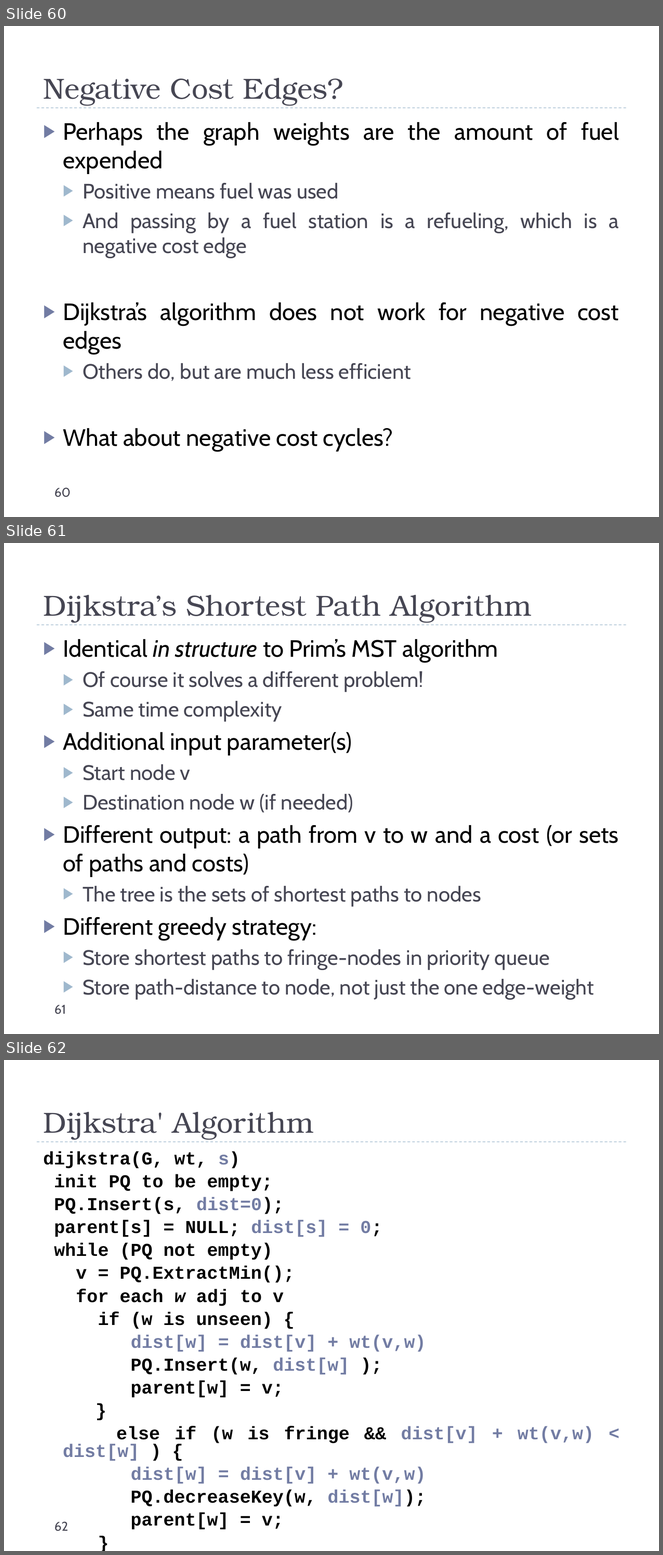
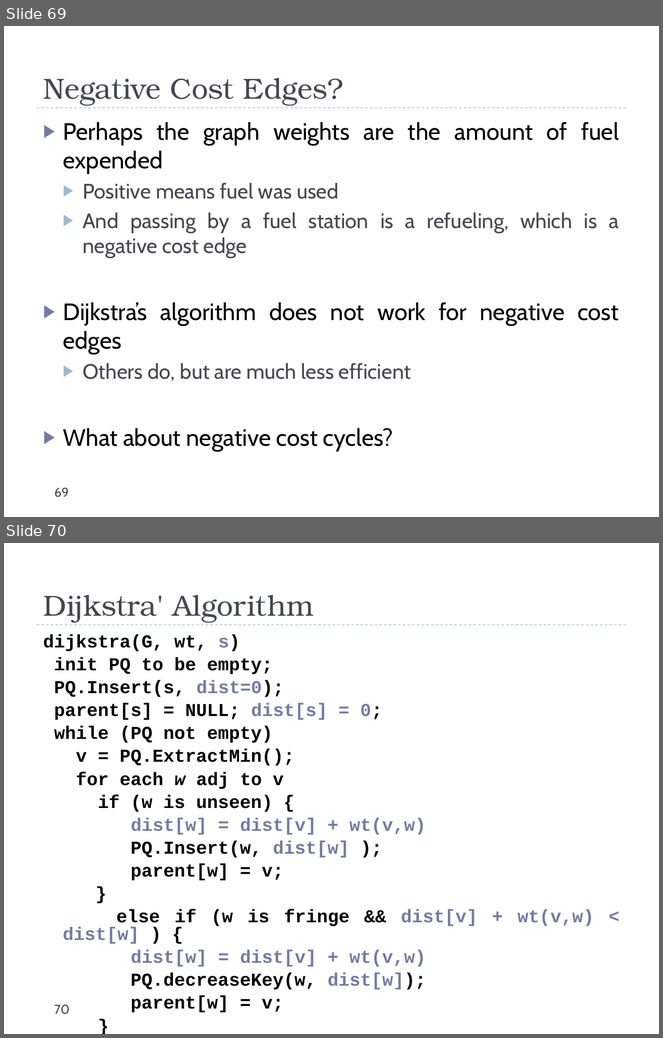
Before and after one commit to markfloryan/dsa2, a slide deck: slides/graphs-basic.pptx. Shown one above the other, each under a label of ours: slides 60, 61 and 62 before the commit, slides 69 and 70 after it. The pictures are 663x1555 and 663x1038 pixels, drawn with LibreOffice and Linux fonts; fonts in the diff are those of the drawing. Boxes give left, top, right and bottom in pixels: in the first picture for what was removed or moved away, otherwise in the second. Text is boxed around its words. In the diff, an @@ line names an element or a change of style, - is before the commit and + after.

```diff
--- a/slides/graphs-basic.pptx
+++ b/slides/graphs-basic.pptx
@@ slide 61 removed at box(4, 543, 659, 1034), background #FFFFFF; not listed: 1 template element that a slide beside it also shows @@
@@ title removed at box(43, 595, 532, 623) @@
-Dijkstra’s Shortest Path Algorithm
@@ text removed at box(63, 639, 619, 1000) @@
-▶ Identical in structure to Prim’s MST algorithm
-  ▶ Of course it solves a different problem!
-  ▶ Same time complexity
-▶ Additional input parameter(s)
-  ▶ Start node v
-  ▶ Destination node w (if needed)
-▶ Different output: a path from v to w and a cost (or sets of paths and costs)
-  ▶ The tree is the sets of shortest paths to nodes
-▶ Different greedy strategy:
-  ▶ Store shortest paths to fringe-nodes in priority queue
-  ▶ Store path-distance to node, not just the one edge-weight
@@ page number removed at box(54, 1005, 66, 1015) @@
-61
@@ what was slide 60 is now slide 69 @@
@@ page number at box(54, 488, 69, 498): text changed @@
-60
+69
@@ what was slide 62 is now slide 70 @@
@@ page number at box(54, 1005, 70, 1015): text changed @@
-62
+70
```
Also in this commit, not shown: 17 slides changed, 9 slides added, 1 other slide removed, 9 other files.
